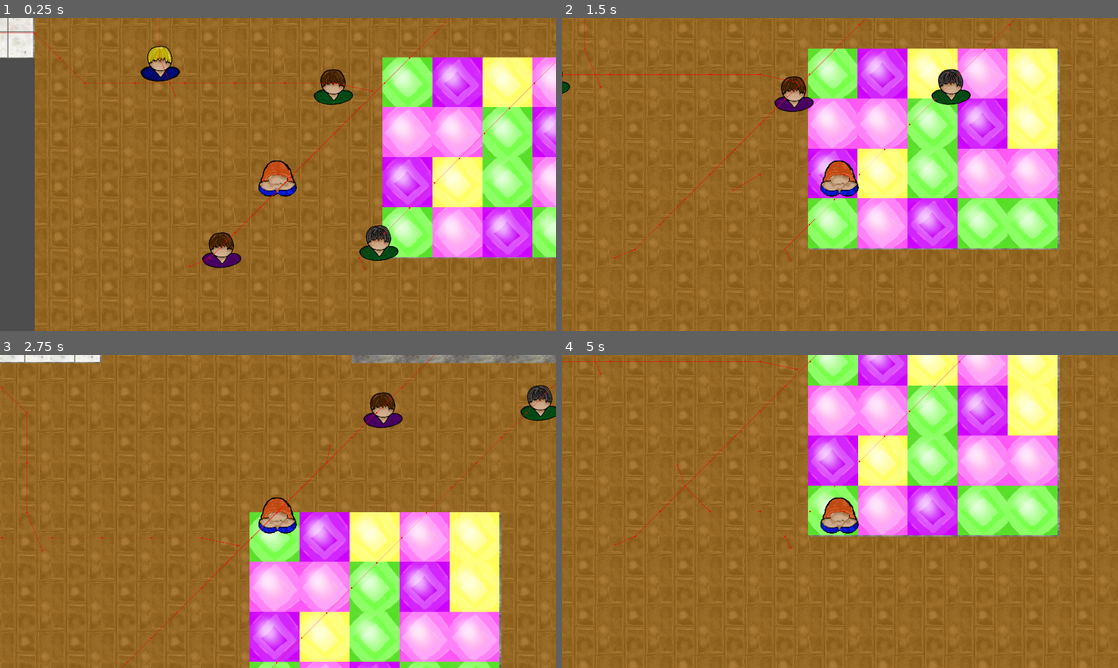
Above: before the commit, frames 1-4 (two rows, left to right).
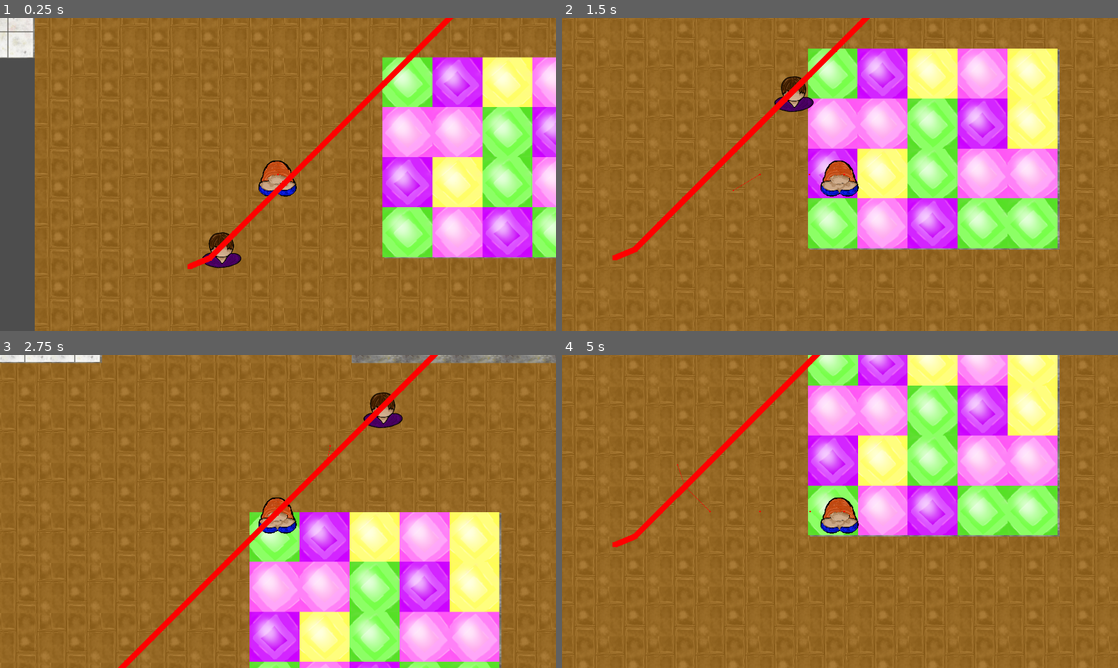
Above: after the commit, the same moments.

Repository: mntjams/game-jam-25-2
Game: Godot game, scene res://scenes/game.tscn
Two runs of this game, one before a commit and one after it. Both use one fixed random seed, a clock stepped at 60 frames per second and the inputs below. The engine's default icon, where the game draws it, is replaced by a stand-in: a white triangle on a blue panel in a dark square.
Inputs (mouse positions are in pixels of both pictures, inside the frame that each line leads up to):
- Up to frame 1 (0.25 s): no input
- Up to frame 2 (1.5 s): move the mouse to (962, 158) at 0.52 s; hold D 0.53-1.28 s; hold E (interact) 0.53-1.28 s; move the mouse to (728, 190) at 1.27 s; hold S from 1.28 s (still down); tap E (interact) at 1.35 s
- Up to frame 3 (2.75 s): move the mouse to (333, 442) at 2.02 s; release S at 2.03 s; hold D from 2.03 s (still down); hold E (interact) from 2.03 s (still down); tap Q at 2.1 s
- Up to frame 4 (5 s): move the mouse to (812, 574) at 2.77 s; release D at 2.78 s; release E (interact) at 2.78 s; hold W 2.78-3.53 s; tap E (interact) at 2.85, 4.55 s; move the mouse to (1006, 558) at 3.52 s; hold E (interact) 3.53-4.28 s; hold A from 3.53 s (still down); move the mouse to (673, 464) at 4.27 s; tap Q at 4.35 s

The runs differ from the first frame. In frame 1, 3.0% of the frame differs, in the area x 0-100%, y 0-81%; in frame 2, 2.0%; in frame 3, 2.1%; in frame 4, 1.2%.

Commit message:
Add final location

Diff:
--- a/scenes/game.tscn
+++ b/scenes/game.tscn
@@ -12,7 +12,6 @@
 [ext_resource type="Script" uid="uid://du6iq2jvrrtdk" path="res://scripts/interact_label.gd" id="8_gee14"]
 [ext_resource type="AudioStream" uid="uid://b3axaexelc7hr" path="res://assets/sounds/sfx/city-ambience.mp3" id="8_vtaks"]
 [ext_resource type="AudioStream" uid="uid://t0b8thykshgd" path="res://assets/sounds/music/music2.mp3" id="9_0tnpc"]
-[ext_resource type="PackedScene" uid="uid://evbakb8g615y" path="res://scenes/quicktime_event_minigame.tscn" id="9_ir15t"]
 [ext_resource type="PackedScene" uid="uid://qoe1t1c24c7u" path="res://scenes/woman.tscn" id="9_vtaks"]
 [ext_resource type="AudioStream" uid="uid://c1up1ft22051j" path="res://assets/sounds/sfx/slots.mp3" id="11_trtic"]
 [ext_resource type="PackedScene" uid="uid://cieuiwomnb3x8" path="res://scenes/test_minigame.tscn" id="12_trtic"]
@@ -217,6 +216,7 @@
 [node name="Bar" type="Node2D" parent="RoomManager" groups=["Rooms"]]
 position = Vector2(1918.0532, -218.6897)
 script = ExtResource("6_gee14")
+minigame_scene = ExtResource("12_trtic")
 
 [node name="Slot1" type="Node2D" parent="RoomManager/Bar"]
 position = Vector2(-332.05127, 299.31384)
@@ -240,7 +240,7 @@
 [node name="Dancefloor" type="Node2D" parent="RoomManager" groups=["Rooms"]]
 position = Vector2(1424.6531, 1069.7627)
 script = ExtResource("6_gee14")
-minigame_scene = ExtResource("9_ir15t")
+minigame_scene = ExtResource("12_trtic")
 
 [node name="Slot1" type="Node2D" parent="RoomManager/Dancefloor"]
 position = Vector2(-150.35315, -239.3628)
@@ -264,9 +264,41 @@
 max_distance = 1500.0
 attenuation = 0.84089655
 
+[node name="FinalRoom" type="Node2D" parent="RoomManager" groups=["Rooms"]]
+position = Vector2(3372.9834, 1084.4421)
+script = ExtResource("6_gee14")
+is_final_room = true
+
+[node name="Slot1" type="Node2D" parent="RoomManager/FinalRoom"]
+position = Vector2(15.269043, 803.90283)
+script = ExtResource("7_0tnpc")
+
+[node name="Slot2" type="Node2D" parent="RoomManager/FinalRoom"]
+position = Vector2(5.7753906, 355.79785)
+script = ExtResource("7_0tnpc")
+
+[node name="Slot3" type="Node2D" parent="RoomManager/FinalRoom"]
+position = Vector2(-1.8193359, -98.003235)
+script = ExtResource("7_0tnpc")
+
+[node name="Slot4" type="Node2D" parent="RoomManager/FinalRoom"]
+position = Vector2(4.586426, -554.2834)
+script = ExtResource("7_0tnpc")
+
+[node name="Slot5" type="Node2D" parent="RoomManager/FinalRoom"]
+position = Vector2(8.383789, -1015.67957)
+script = ExtResource("7_0tnpc")
+
+[node name="AudioStreamPlayer2D" type="AudioStreamPlayer2D" parent="RoomManager/FinalRoom"]
+stream = ExtResource("8_vtaks")
+autoplay = true
+max_distance = 450.0
+attenuation = 19.027283
+
 [node name="Balcony" type="Node2D" parent="RoomManager" groups=["Rooms"]]
 position = Vector2(2045.298, 2318.099)
 script = ExtResource("6_gee14")
+minigame_scene = ExtResource("12_trtic")
 
 [node name="Slot1" type="Node2D" parent="RoomManager/Balcony"]
 position = Vector2(-317.06934, 17.203125)
@@ -289,6 +321,7 @@
 [node name="Machines" type="Node2D" parent="RoomManager" groups=["Rooms"]]
 position = Vector2(532.58203, 2037.4222)
 script = ExtResource("6_gee14")
+minigame_scene = ExtResource("12_trtic")
 
 [node name="Slot1" type="Node2D" parent="RoomManager/Machines"]
 position = Vector2(-464.80933, -140.66577)
@@ -351,15 +384,6 @@
 
 [node name="Woman" parent="NPCs" instance=ExtResource("9_vtaks")]
 position = Vector2(471, 1378)
-
-[node name="Woman2" parent="NPCs" instance=ExtResource("9_vtaks")]
-position = Vector2(428, 865)
-
-[node name="Woman3" parent="NPCs" instance=ExtResource("9_vtaks")]
-position = Vector2(1017.1395, 851.31665)
-
-[node name="Woman4" parent="NPCs" instance=ExtResource("9_vtaks")]
-position = Vector2(998, 1386)
 
 [node name="CanvasLayer" type="CanvasLayer" parent="."]
 
--- a/scenes/npc.tscn
+++ b/scenes/npc.tscn
@@ -12,10 +12,13 @@
 [node name="NavigationAgent2D" type="NavigationAgent2D" parent="."]
 path_desired_distance = 1.0
 target_desired_distance = 1.0
+path_postprocessing = 1
 avoidance_enabled = true
 debug_enabled = true
 debug_use_custom = true
 debug_path_custom_color = Color(0.40815094, 0.719206, 0, 1)
+debug_path_custom_point_size = 11.78
+debug_path_custom_line_width = 12.3
 
 [node name="CollisionShape2D" type="CollisionShape2D" parent="."]
 scale = Vector2(1.65, 1.65)
--- a/scenes/woman.tscn
+++ b/scenes/woman.tscn
@@ -26,6 +26,8 @@
 debug_enabled = true
 debug_use_custom = true
 debug_path_custom_color = Color(1, 0, 0, 1)
+debug_path_custom_point_size = 14.6
+debug_path_custom_line_width = 17.3
 
 [node name="StuckTimer" type="Timer" parent="."]
 
--- a/scripts/npc.gd
+++ b/scripts/npc.gd
@@ -17,6 +17,9 @@
 @export var stuck_timeout: float = 5      # seconds before we assume stuck
 
 signal started_working(woman : Npc)
+
+var final_room : Room = null
+var in_love : bool = false
 
 # setting the interacting flag
 func set_interacting(val : bool) -> void:
@@ -43,17 +46,17 @@
 # set the destination of my navigation agent
 func _navigate_to(destination: Vector2) -> void:
 	navigation_agent_2d.target_position = destination
+	print("setting target position to ", destination)
 
 func _physics_process(_delta: float) -> void:
-	#print(self,"stuck timer",stuck_timer.time_left)
 
-	# No target slot → do not move
-	if current_slot == null or working:
+	if working: # anti vibration
 		velocity = Vector2.ZERO
 		return
 
 	# If path is finished, we are at (or very near) the slot
 	if navigation_agent_2d.is_navigation_finished() and not working:
+		print("navigation finished")
 		_stop_stuck_timer()
 		_on_reached_slot()
 		return
@@ -74,6 +77,7 @@
 
 # what the npc should do when on the slot
 func _on_reached_slot() -> void:
+	print("I have reached a slot")
 	emit_signal("started_working",self)
 	velocity = Vector2.ZERO
 	working = true
@@ -101,7 +105,7 @@
 func on_done_in_room() -> void:
 	var old_room: Room = current_room
 	leave_current_slot()
-	#print(self,"I am done in this room")
+	#print("I am done in this room")
 	emit_signal("ready_for_room", self, old_room)
 
 func is_working():
@@ -117,6 +121,9 @@
 	_restart_stuck_timer()
 
 func _on_stuck_timeout() -> void:
+	#print("stuck timeout muhahah")
+	if in_love:
+		return
 	# If we already reached the destination, ignore.
 	if navigation_agent_2d.is_navigation_finished():
 		return
@@ -134,7 +141,30 @@
 
 func _restart_stuck_timer() -> void:
 	stuck_timer.stop()
+	if in_love:
+		return
 	stuck_timer.start()
 
 func _stop_stuck_timer() -> void:
 	stuck_timer.stop()
+
+# --- Final room handling ---
+
+func _set_going_to_finish(val : bool):
+	in_love = val
+
+func set_my_final_room(room : Room) -> void:
+	final_room = room
+	print(self, "my final room is ", room)
+
+func go_to_final_room():
+	_set_going_to_finish(true)
+	current_room = final_room
+	current_slot = final_room.get_first_free_slot()
+	#print("--- NPC:",self,"---")
+	#print("Going to room:",room)
+	#print("Going to slot:",slot)
+	_navigate_to(current_slot.global_position)
+	_stop_stuck_timer()
+	print(self,"I am going to final room")
+	#_restart_stuck_timer()
--- a/scripts/player.gd
+++ b/scripts/player.gd
@@ -15,13 +15,15 @@
 func _unhandled_input(event: InputEvent) -> void:
 	if event.is_action_pressed("interact") and not is_interacting: # "interact" bound to E
 		if women_in_sight.size() == 0:
-			print(self,"no women here")
+			#print(self,"no women here")
+			pass
 		elif women_in_sight.size() == 1:
 			if women_in_sight[0].is_working():
 				emit_signal("no_woman_in_sight")
 				start_interaction()
 		elif women_in_sight.size() > 1:
-			print(self,"whooops")
+			#print(self,"whooops")
+			pass
 
 func finish_interaction():
 	is_interacting = false
@@ -30,7 +32,7 @@
 		var woman : InteractableWoman = women_in_sight[0]
 		woman.start_interaction(self)
 		is_interacting = true
-		print(self,"hey girl whatsup")
+		#print(self,"hey girl whatsup")
 
 
 # --- Navigation ---
--- a/scripts/quicktime_event_minigame.gd
+++ b/scripts/quicktime_event_minigame.gd
@@ -25,7 +25,7 @@
 
 func start() -> void:
 	sound_effects = load_sounds(sound_path)
-	print(sound_effects)
+	#print(sound_effects)
 	start_event()
 
 func _process(_delta: float) -> void:
@@ -33,17 +33,17 @@
 		key_already_pressed = true
 		play_random_sound()
 		successes_needed -= 1
-		print("Correct key was pressed! Need this many succ: " + str(successes_needed))
+		#print("Correct key was pressed! Need this many succ: " + str(successes_needed))
 		time_to_hit_event.stop()
 		if successes_needed == 0:
-			emit_signal("finished", true)
-			print("quicktime event finished")
+			emit_signal("finished", true, 50.0)
+			#print("quicktime event finished")
 			queue_free()
 			return
 		_on_time_to_hit_event_timeout()
 
 func start_event() -> void:
-	print("starting event")
+	#print("starting event")
 
 	key_already_pressed = false
 
@@ -102,7 +102,7 @@
 	)
 
 func _on_time_to_hit_event_timeout() -> void:
-	print("Time to hit event timeout!")
+	#print("Time to hit event timeout!")
 	label.visible = false
 	time_between_events.start()
 
--- a/scripts/room.gd
+++ b/scripts/room.gd
@@ -3,6 +3,8 @@
 class_name Room
 
 @export var minigame_scene : PackedScene
+
+@export var is_final_room : bool = false
 
 # --- minigame handling ---
 
@@ -12,9 +14,9 @@
 	get_tree().current_scene.add_child(mg)
 	mg.start()
 
-func _on_minigame_finished(success: bool, woman: InteractableWoman, player: Player) -> void:
+func _on_minigame_finished(success: bool, interest_gained: float, woman: InteractableWoman, player: Player) -> void:
 	player.finish_interaction()
-	woman.finish_interaction(success)
+	woman.finish_interaction(success, interest_gained)
 
 # --- free slots handling ---
 
@@ -27,6 +29,15 @@
 			free.append(child as Slot)
 
 	return free
+
+# return first free slot and set it occupied right away
+func get_first_free_slot() -> Slot:
+	var free = get_free_slots()
+	if free.is_empty():
+		return null
+	var slot = free.front();
+	slot.occupied = true
+	return slot
 
 # return a random free slot of this room to the RoomManager
 func get_random_free_slot() -> Slot:
--- a/scripts/room_manager.gd
+++ b/scripts/room_manager.gd
@@ -2,6 +2,7 @@
 class_name RoomManager
 
 var rooms: Array[Room] = []
+var final_room : Room = null
 
 func _ready() -> void:
 	randomize() # for rand num generator
@@ -16,7 +17,11 @@
 	rooms.clear()
 	for child in get_children():
 		if child is Room:
-			rooms.append(child)
+			if child.is_final_room:
+				final_room = child
+			else:
+				rooms.append(child)
+
 
 
 # --- NPC connection ----------------------------------------------------------
@@ -26,6 +31,8 @@
 	for npc in get_tree().get_nodes_in_group("NPCs"):
 		# print(npc, "should be connected")
 		_connect_npc(npc)
+		if npc is Npc:
+			npc.set_my_final_room(final_room)
 
 # connects single npc
 func _connect_npc(npc: Npc) -> void:
@@ -56,6 +63,10 @@
 # --- Signal handler: NPC asks for a room ------------------------------------
 
 func _on_npc_ready_for_room(npc: Npc, exclude : Room) -> void:
+
+	if npc.in_love: # don't reschedule guys which are in love
+		return
+
 	#print("received signal from ", npc)
 	var room := get_random_room_with_vacancy_excluding(exclude)
 	if room == null:
@@ -66,4 +77,5 @@
 		return  # safety check; should not happen if get_random_room_with_vacancy is correct
 
 	if room.occupy_slot(slot):
+		print("sending this fella there")
 		npc.go_to_slot(room, slot)
--- a/scripts/test_minigame.gd
+++ b/scripts/test_minigame.gd
@@ -2,15 +2,10 @@
 
 class_name MiniGame
 
-signal finished(success: bool)
-
-@onready var timer : Timer = $Timer
+signal finished(success: bool, interest_gained : float)
 
 func start() -> void:
-	timer.start()
-	print("minigame alive")
-
-func _on_timer_timeout() -> void:
-	print("minigame finished")
-	emit_signal("finished", true)
+	await get_tree().create_timer(0.01).timeout
+	print("test game finished")
+	emit_signal("finished", true, 100.0)
 	queue_free()
--- a/scripts/woman.gd
+++ b/scripts/woman.gd
@@ -42,25 +42,31 @@
 
 # start interacting with the player
 func start_interaction(player : Player) -> void:
-	print(self, "hi boy. you are ",player)
+	#print(self, "hi boy. you are ",player)
 	super._stop_stuck_timer()
 	super.set_interacting(true)
 	current_room.start_minigame_for(self, player)
 
 
 # finish interacting with player and leave
-func finish_interaction(success : bool) -> void:
+func finish_interaction(success : bool, interest_gained : float) -> void:
 	if success:
-		gain_interest()
+		gain_interest(interest_gained)
+	super.set_working(false)
+	super.set_interacting(false)
+	if in_love:
+		return
 	super._restart_stuck_timer()
-	super.set_interacting(false)
-	super.set_working(false)
 	super.on_done_in_room()
 
-func gain_interest():
-	var gained := 10.0
-	print(self," You cool dude, I am really interested")
+func gain_interest(interest_gained : float):
+	var gained := interest_gained
+	#print(self," You cool dude, I am really interested")
 	interest = clamp(interest + gained, 0.0, 100.0)
+	if interest >= INTEREST_LIMIT:
+		print("I am going to final room now")
+		in_love = true
+		super.go_to_final_room()
 	_update_interest_bar_value()
 
 # --- Player tracking logic ---
Not shown: 1 places in scenes/game.tscn that only renumber resources
